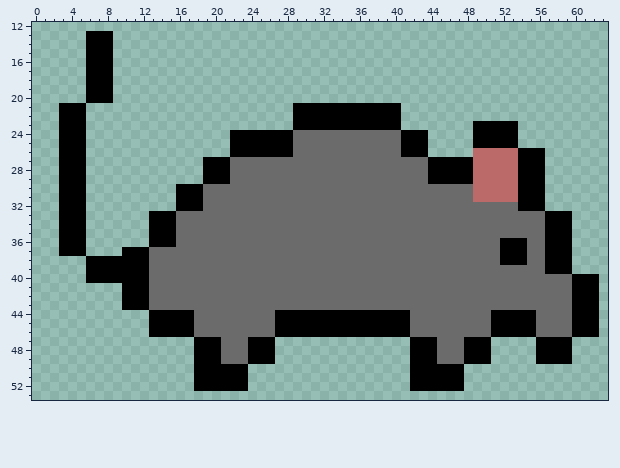
Two versions of one pixel-art sprite, src/assets/rat.png. The picture above was drawn from the file before the commit.
The file is 64x64 pixels. Shown: x 0..63, y 12..53.
The same view after the edit:
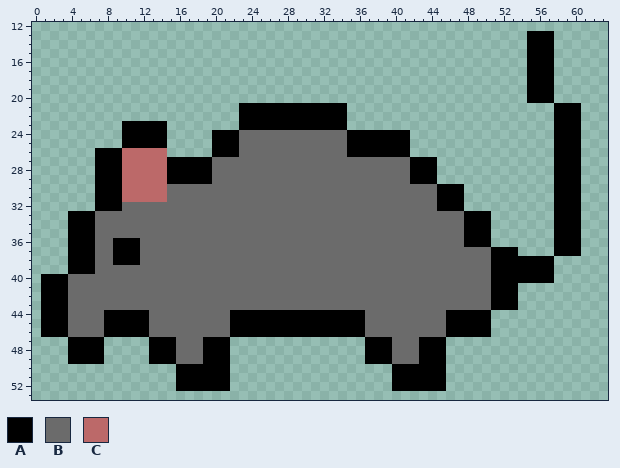
Palette (. is transparent): A #000000  B #6b6b6b  C #bc6969
The exact change:
Changed rows in their new state; - is an unchanged pixel.
first column x 1:
13 -----...----------------------------------------------AAA-----
14 -----...----------------------------------------------AAA-----
15 -----...----------------------------------------------AAA-----
16 -----...----------------------------------------------AAA-----
17 -----...----------------------------------------------AAA-----
18 -----...----------------------------------------------AAA-----
19 -----...----------------------------------------------AAA-----
20 -----...----------------------------------------------AAA-----
21 --...-----------------AAAAAA------......-----------------AAA--
22 --...-----------------AAAAAA------......-----------------AAA--
23 --...----AAAAA--------AAAAAA------......--------.....----AAA--
24 --...----AAAAA-----AA-BBBBBB------AAAAAA-..-----.....----AAA--
25 --...----AAAAA-----AA-BBBBBB------AAAAAA-..-----.....----AAA--
26 --...-AAACCCCC-----AA-BBBBBB------AAAAAA-..-----........-AAA--
27 --...-AAACCCCCAAAA-BB--------------------AA-............-AAA--
28 --...-AAACCCCCAAAA-BB--------------------AA-............-AAA--
29 --...-AAACCCCCAAAA-BB--------------------AA-............-AAA--
30 --...-AAACCCCCBBBB--------------------------AAA.........-AAA--
31 --...-AAACCCCCBBBB--------------------------AAA.........-AAA--
32 --...-AAABBBBBBBBB--------------------------AAA.........-AAA--
33 --.--ABBBBBBBBB--------------------------------AAA.......--A--
34 --.--ABBBBBBBBB--------------------------------AAA.......--A--
35 --.--ABBBBBBBBB--------------------------------AAA.......--A--
36 --.--ABBAAABBBB--------------------------------AAA.......--A--
37 --.--ABBA--B--------------------------------------A--....--A--
38 ---AA-BB---B--------------------------------------A---AA-..---
39 ---AA-BBBBBB--------------------------------------AAAAAA-..---
40 AAABBBBBBBBB--------------------------------------AAAAAAA.....
41 AAABBBBBBBBB--------------------------------------AAA.........
42 AAABBBBBBBBB--------------------------------------AAA.........
43 AAABBBBBBBBB--------------------------------------AAA.........
44 AAABBBBAAAAABBBBB----AAAAA----------BBBBB----AAAAA............
45 AAABBBBAAAAABBBBB----AAAAA----------BBBBB----AAAAA............
46 AAABBBBAAAAABBBBB----AAAAA----------BBBBB----AAAAA............
47 ---AAAA-----AAABBB--A.....----------AAABBB--A.....-----....---
48 ---AAAA-----AAABBB--A.....----------AAABBB--A.....-----....---
49 ---AAAA-----AAABBB--A.....----------AAABBB--A.....-----....---
50 ---------------AA----..----------------AA----..---------------
51 ---------------AA----..----------------AA----..---------------
52 ---------------AA----..----------------AA----..---------------
